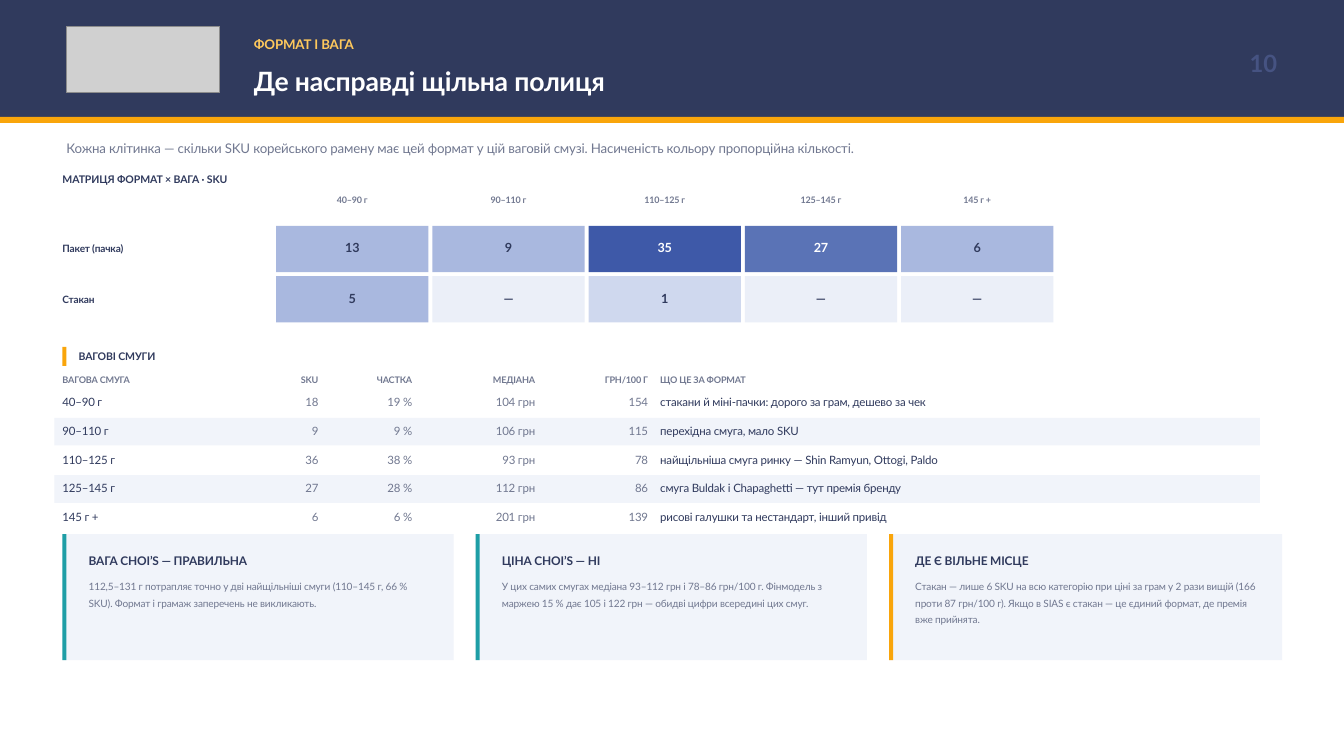
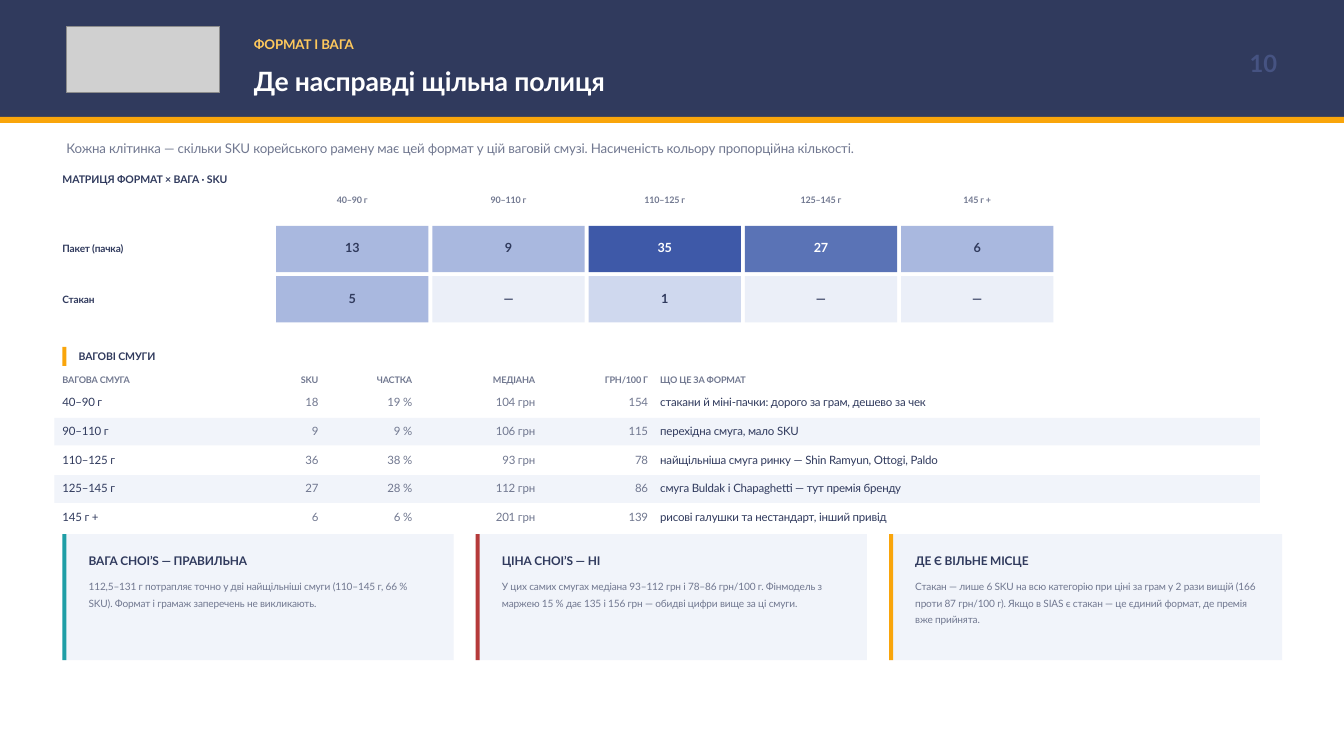
Before and after one commit to IllyaChaplygin/Chaplygin-Illya, a slide deck: slide 10 of Korean_Ramen_Ukraine_Market_Research.pptx. Drawn at 1344x756 pixels with LibreOffice and Linux fonts; fonts in the diff are those of the drawing; grey boxes stand for pictures. Boxes give left, top, right and bottom in pixels: in the first picture for what was removed or moved away, otherwise in the second. Text is boxed around its words. In the diff, an @@ line names an element or a change of style, - is before the commit and + after.

```diff
--- a/Korean_Ramen_Ukraine_Market_Research.pptx
+++ b/Korean_Ramen_Ukraine_Market_Research.pptx
@@ rectangle at [476, 534, 480, 660]: fill #1E9EA6 to #B53A3A @@
@@ text at [502, 582, 823, 609]: text changed @@
-У цих самих смугах медіана 93–112 грн і 78–86 грн/100 г. Фінмодель з маржею 15 % дає 105 і 122 грн — обидві цифри всередині цих смуг.
+У цих самих смугах медіана 93–112 грн і 78–86 грн/100 г. Фінмодель з маржею 15 % дає 135 і 156 грн — обидві цифри вище за ці смуги.
```
Also in this commit, not shown: 11 other slides changed, 2 other files.
